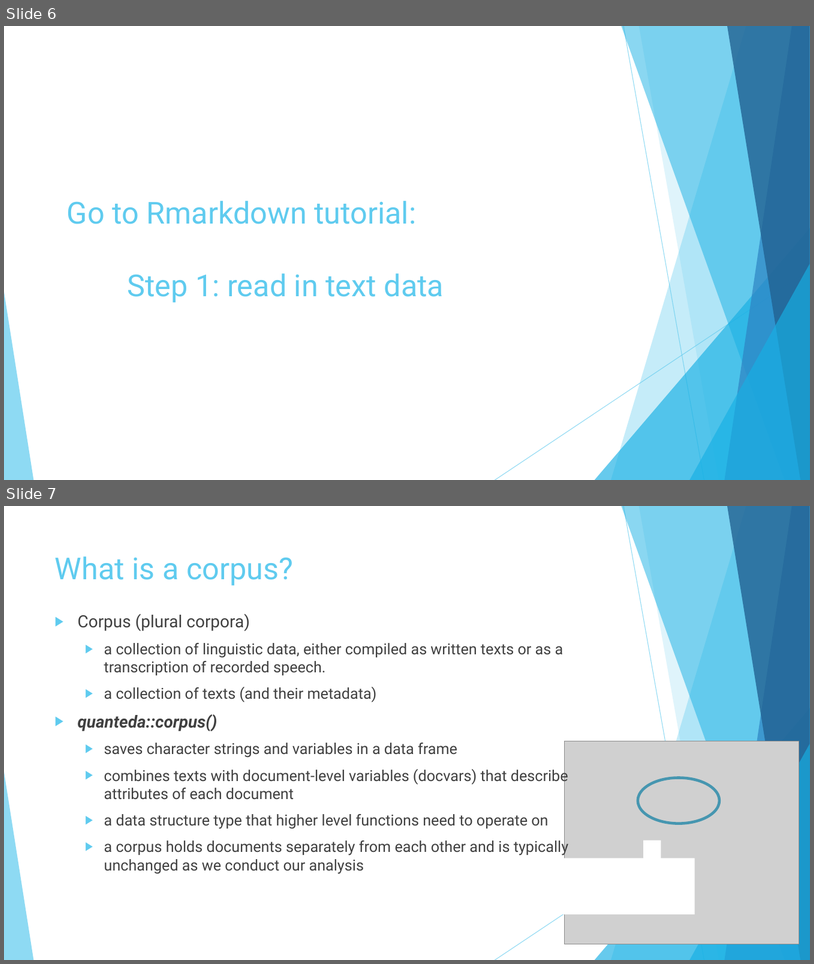
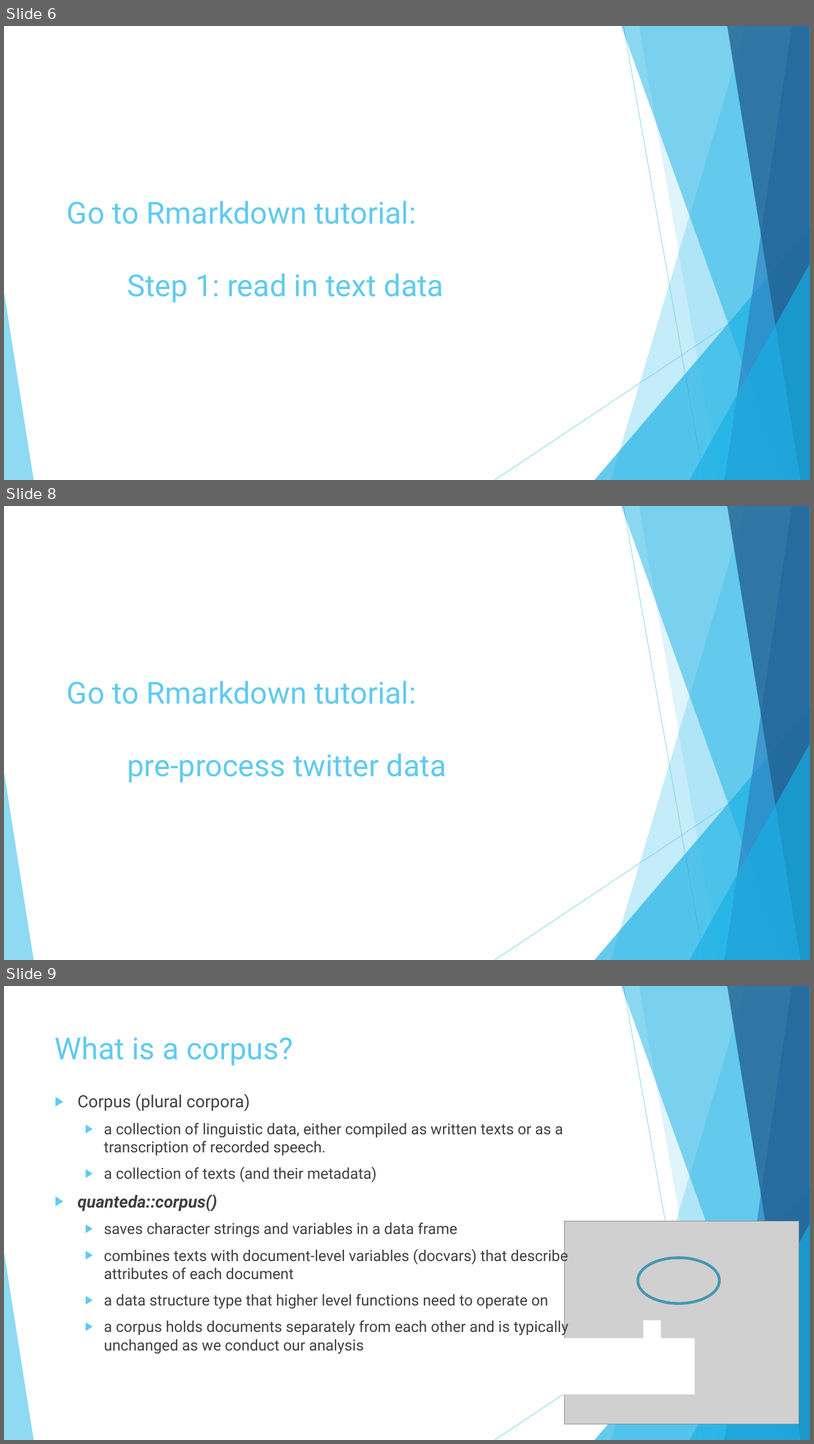
Before and after one commit to shellylac/TextMiningIntro_inR, a slide deck: Slides_Notes/TextTutorial_Slides.pptx. Shown one above the other, each under a label of ours: slides 6 and 7 before the commit, slides 6, 8 and 9 after it; the slides between them are not shown. The pictures are 814x964 and 814x1444 pixels, drawn with LibreOffice and Linux fonts; fonts in the diff are those of the drawing; grey boxes stand for pictures. Boxes give left, top, right and bottom in pixels: in the first picture for what was removed or moved away, otherwise in the second. Text is boxed around its words. In the diff, an @@ line names an element or a change of style, - is before the commit and + after.

```diff
--- a/Slides_Notes/TextTutorial_Slides.pptx
+++ b/Slides_Notes/TextTutorial_Slides.pptx
@@ slide 8 added at (x1=4, y1=506, x2=810, y2=960), background #FFFFFF; not listed: 10 template elements that a slide beside it also shows @@
@@ text added at (x1=67, y1=681, x2=447, y2=782), 36 pt, text #5FCBEF @@
+Go to Rmarkdown tutorial:
+pre-process twitter data
@@ what was slide 7 is now slide 9 @@
```
Also in this commit, not shown: 2 slides changed, 2 other slides added.
